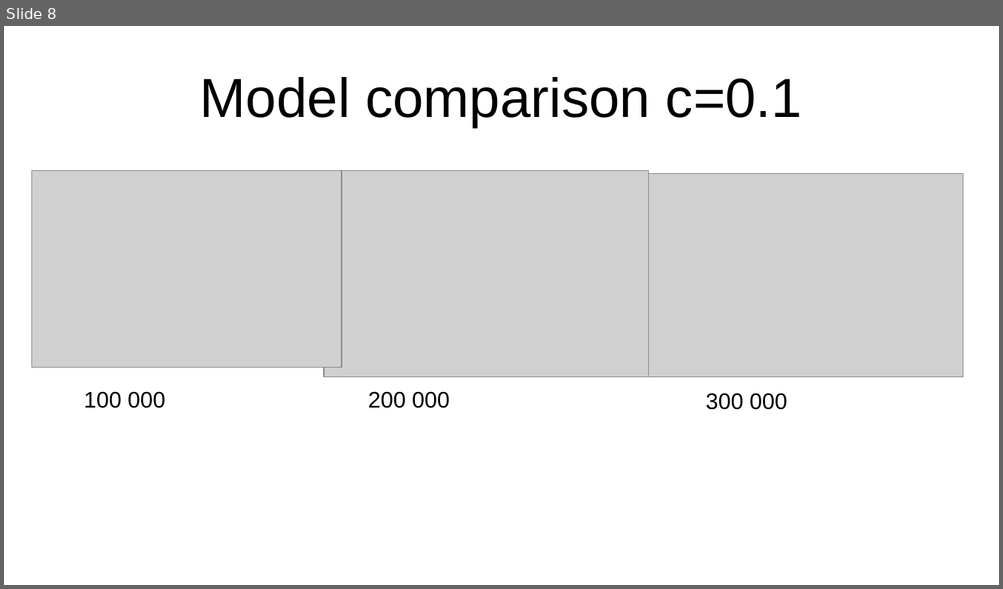
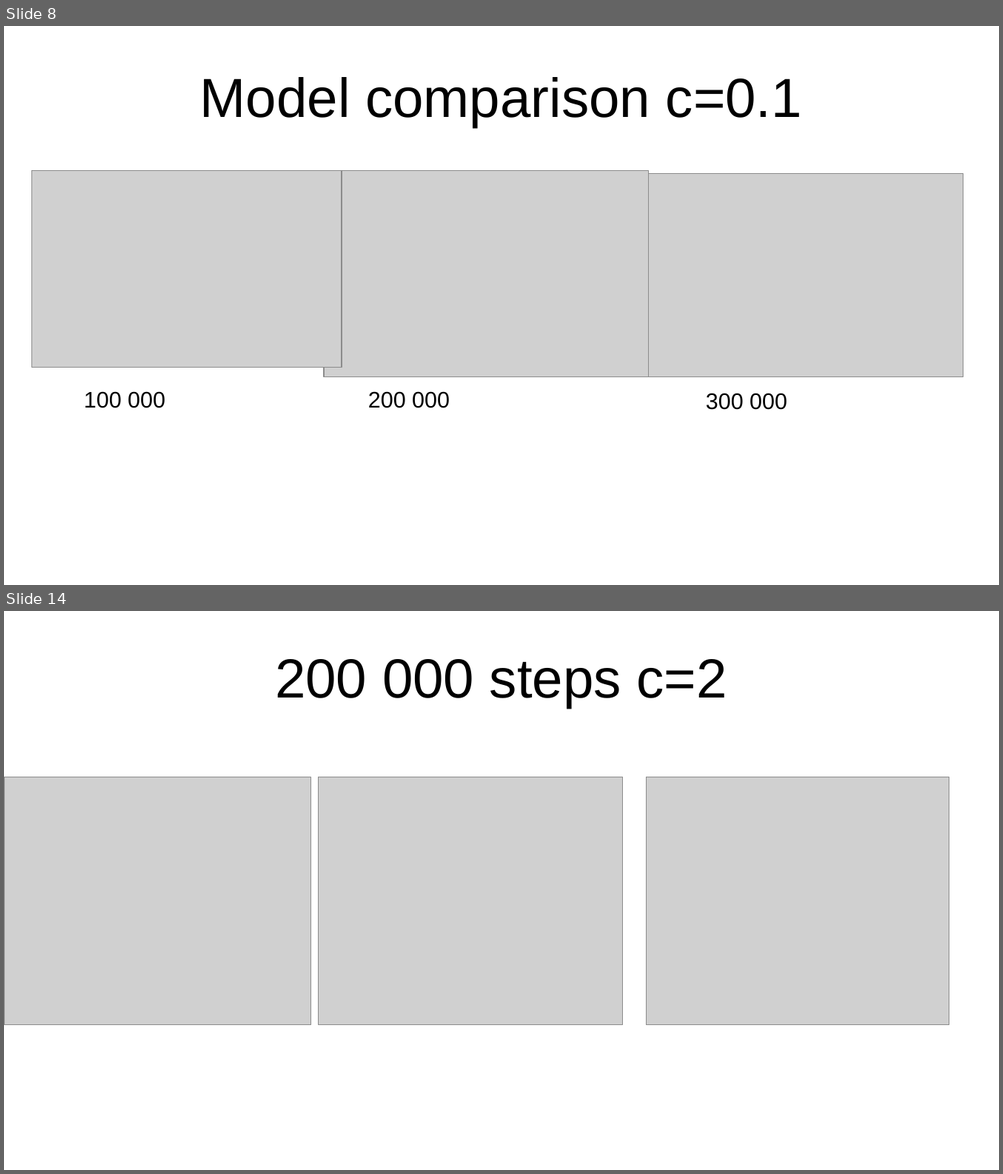
Before and after one commit to woutervdw2/curiosity_driven_fairness, a slide deck: ppo_lending_overview.pptx. Shown one above the other, each under a label of ours: slide 8 before the commit, slides 8 and 14 after it; the slides between them are not shown. The pictures are 1003x589 and 1003x1174 pixels, drawn with LibreOffice and Linux fonts; fonts in the diff are those of the drawing; grey boxes stand for pictures. Boxes give left, top, right and bottom in pixels: in the first picture for what was removed or moved away, otherwise in the second. Text is boxed around its words. In the diff, an @@ line names an element or a change of style, - is before the commit and + after.

```diff
--- a/ppo_lending_overview.pptx
+++ b/ppo_lending_overview.pptx
@@ slide 14 added at (x1=4, y1=611, x2=999, y2=1170), background #FFFFFF @@
@@ title added at (x1=275, y1=659, x2=727, y2=708), 44 pt, text #000000 @@
+200 000 steps c=2
@@ picture added at (x1=4, y1=777, x2=311, y2=1025) @@
@@ picture added at (x1=318, y1=777, x2=622, y2=1025) @@
@@ picture added at (x1=646, y1=777, x2=949, y2=1025) @@
```
Also in this commit, not shown: 7 slides changed, 13 other slides added.
